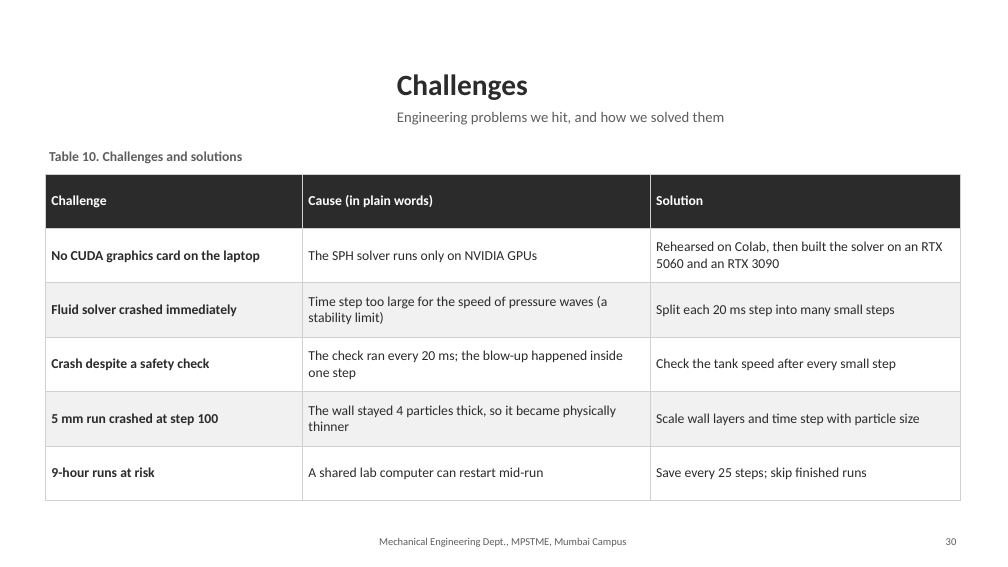
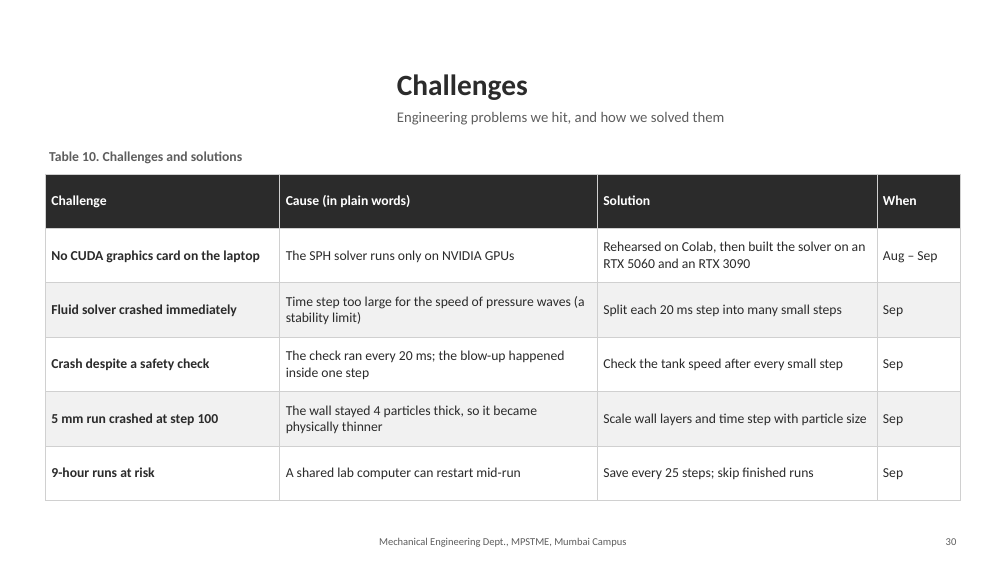
Before and after one commit to RacerRed505/LiquidSloshingRL-Capstone, a slide deck: slide 30 of docs/presentation/Liquid_Sloshing_Final_Presentation.pptx. Drawn at 1008x567 pixels with LibreOffice and Linux fonts; fonts in the diff are those of the drawing; background and template pictures are left out. Boxes give left, top, right and bottom in pixels: in the first picture for what was removed or moved away, otherwise in the second. Text is boxed around its words. In the diff, an @@ line names an element or a change of style, - is before the commit and + after.

```diff
--- a/docs/presentation/Liquid_Sloshing_Final_Presentation.pptx
+++ b/docs/presentation/Liquid_Sloshing_Final_Presentation.pptx
@@ table at (45,174,960,501) @@
+column 4: When | Aug – Sep | Sep | Sep | Sep | Sep
```
Also in this commit, not shown: 1 other slide changed, 1 other file.
